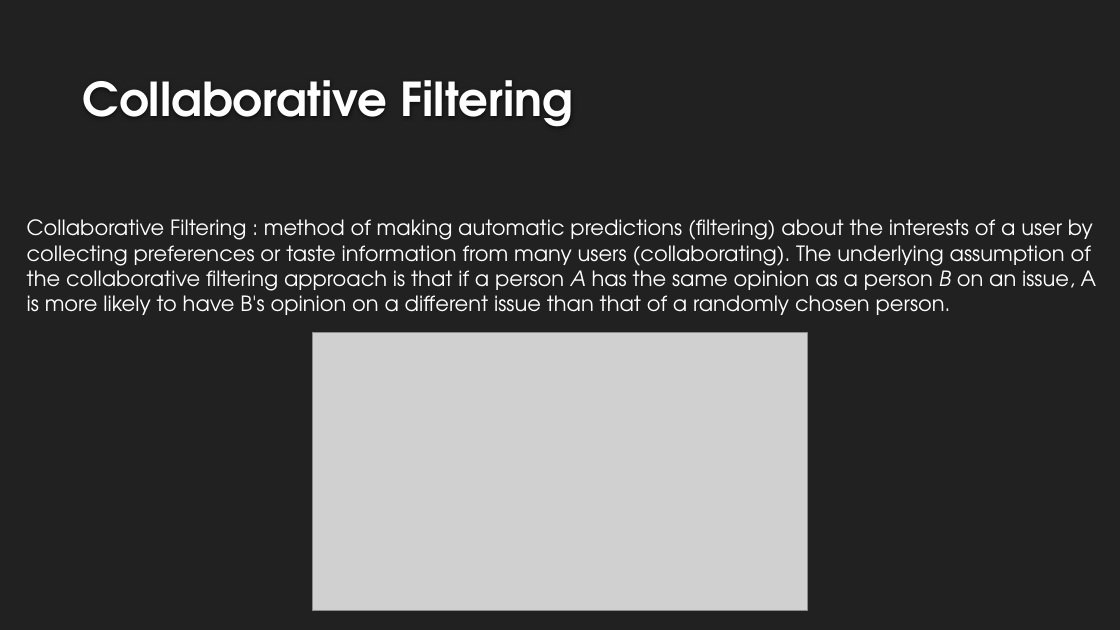
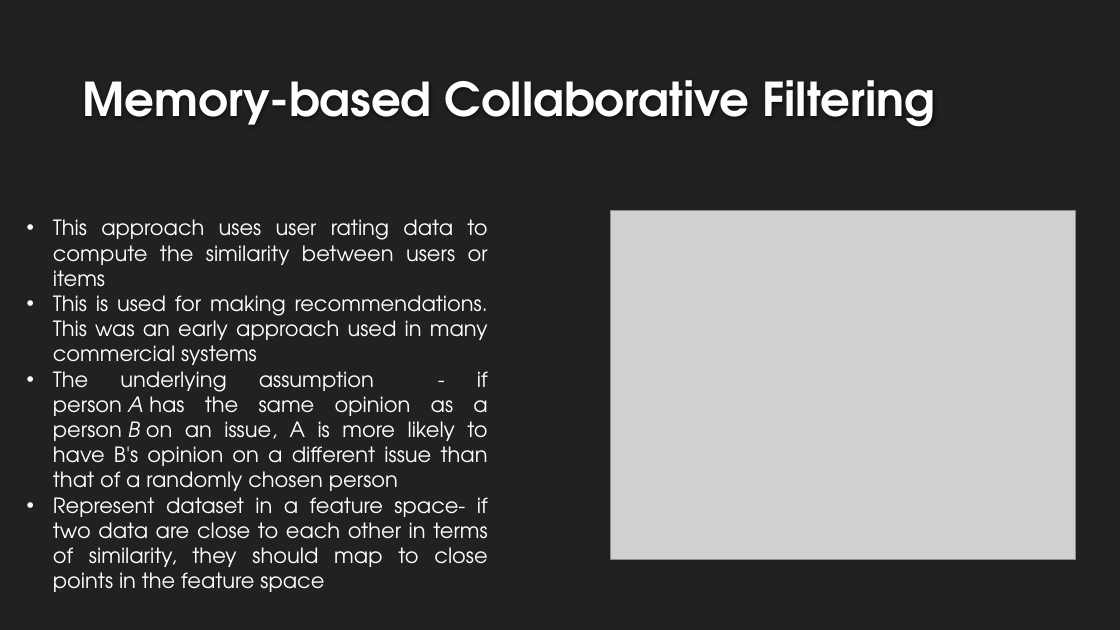
Before and after one commit to GoldbergData/Machine-Learning-Book-Ratings, a slide deck: slide 7 of Presentation.pptx. Drawn at 1120x630 pixels with LibreOffice and Linux fonts; fonts in the diff are those of the drawing; grey boxes stand for pictures; background and template pictures are left out. Boxes give left, top, right and bottom in pixels: in the first picture for what was removed or moved away, otherwise in the second. Text is boxed around its words. In the diff, an @@ line names an element or a change of style, - is before the commit and + after.

Commit message:
presentation updated

```diff
--- a/Presentation.pptx
+++ b/Presentation.pptx
@@ title at <box>83,80,935,127</box>: text changed @@
-Collaborative Filtering
+Memory-based Collaborative Filtering
@@ text at <box>53,219,488,592</box>: text changed @@
-Collaborative Filtering : method of making automatic predictions (filtering) about the interests of a user by collecting preferences or taste information from many users (collaborating). The underlying assumption of the collaborative filtering approach is that if a person A has the same opinion as a person B on an issue, A is more likely to have B's opinion on a different issue than that of a randomly chosen person.
+• This approach uses user rating data to compute the similarity between users or items
+• This is used for making recommendations. This was an early approach used in many commercial systems
+• The underlying assumption - if person A has the same opinion as a person B on an issue, A is more likely to have B's opinion on a different issue than that of a randomly chosen person
+• Represent dataset in a feature space- if two data are close to each other in terms of similarity, they should map to close points in the feature space
@@ picture: place and size @@
-picture at <box>313,333,807,611</box>
+picture at <box>610,211,1075,560</box>
```
Also in this commit, not shown: 9 other slides changed, 2 slides added, 1 slide removed.
